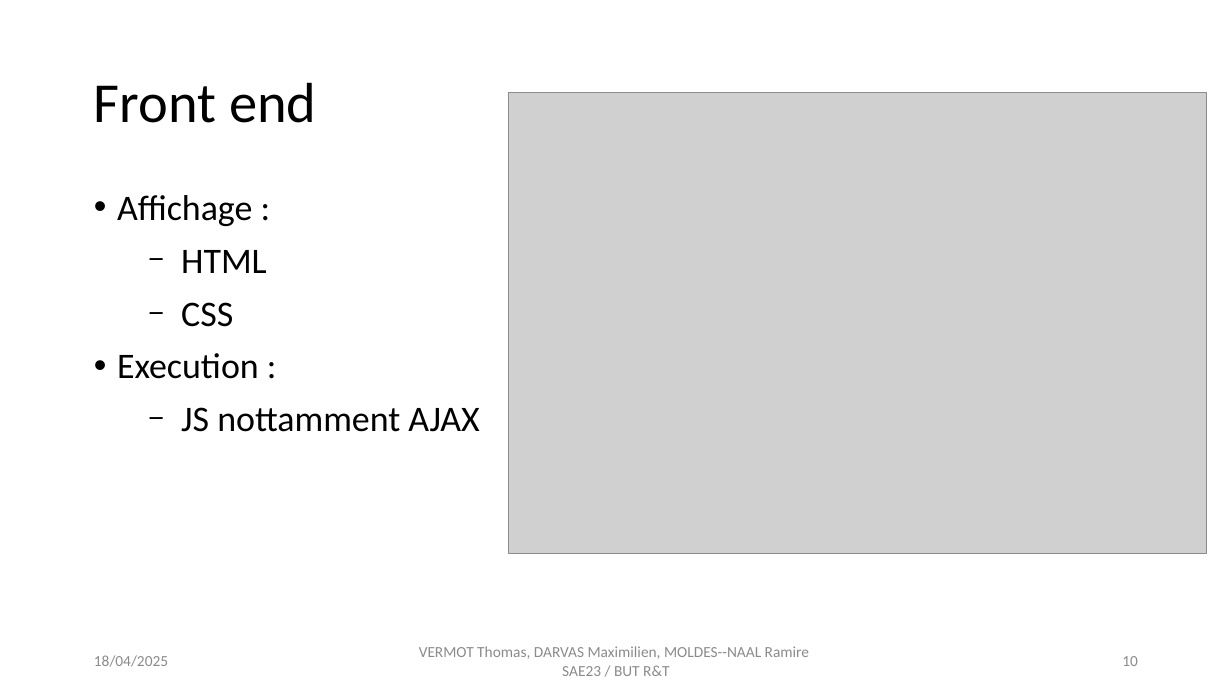
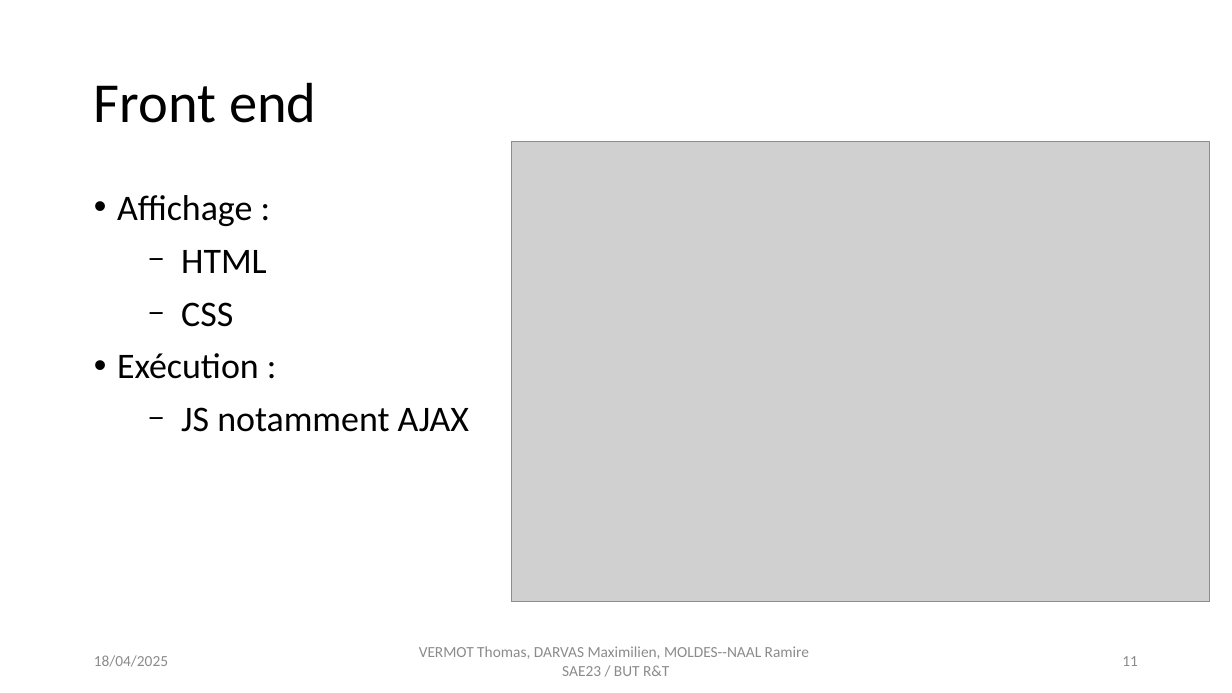
Before and after one commit to smaugue/SAE2.3, a slide deck: slide 11 of Présenation 2.3.pptx (slide 10 before the commit). Drawn at 1232x693 pixels with LibreOffice and Linux fonts; fonts in the diff are those of the drawing; grey boxes stand for pictures. Boxes give left, top, right and bottom in pixels: in the first picture for what was removed or moved away, otherwise in the second. Text is boxed around its words. In the diff, an @@ line names an element or a change of style, - is before the commit and + after.

```diff
--- a/Présenation 2.3.pptx
+++ b/Présenation 2.3.pptx
@@ picture: place and size @@
-picture at [508,92,1207,554]
+picture at [511,141,1210,603]
@@ text at [117,353,469,432]: text changed @@
-• Execution :
-  − JS nottamment AJAX
+• Exécution :
+  − JS notamment AJAX
@@ page number at [1122,656,1138,666]: text changed @@
-10
+11
```
Also in this commit, not shown: 8 other slides changed, 1 slide added.
